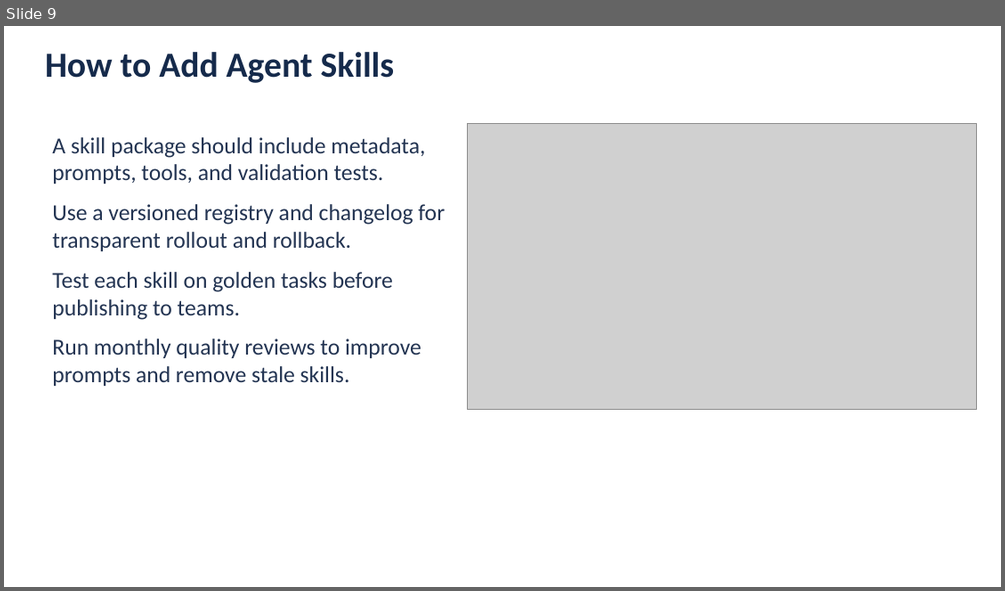
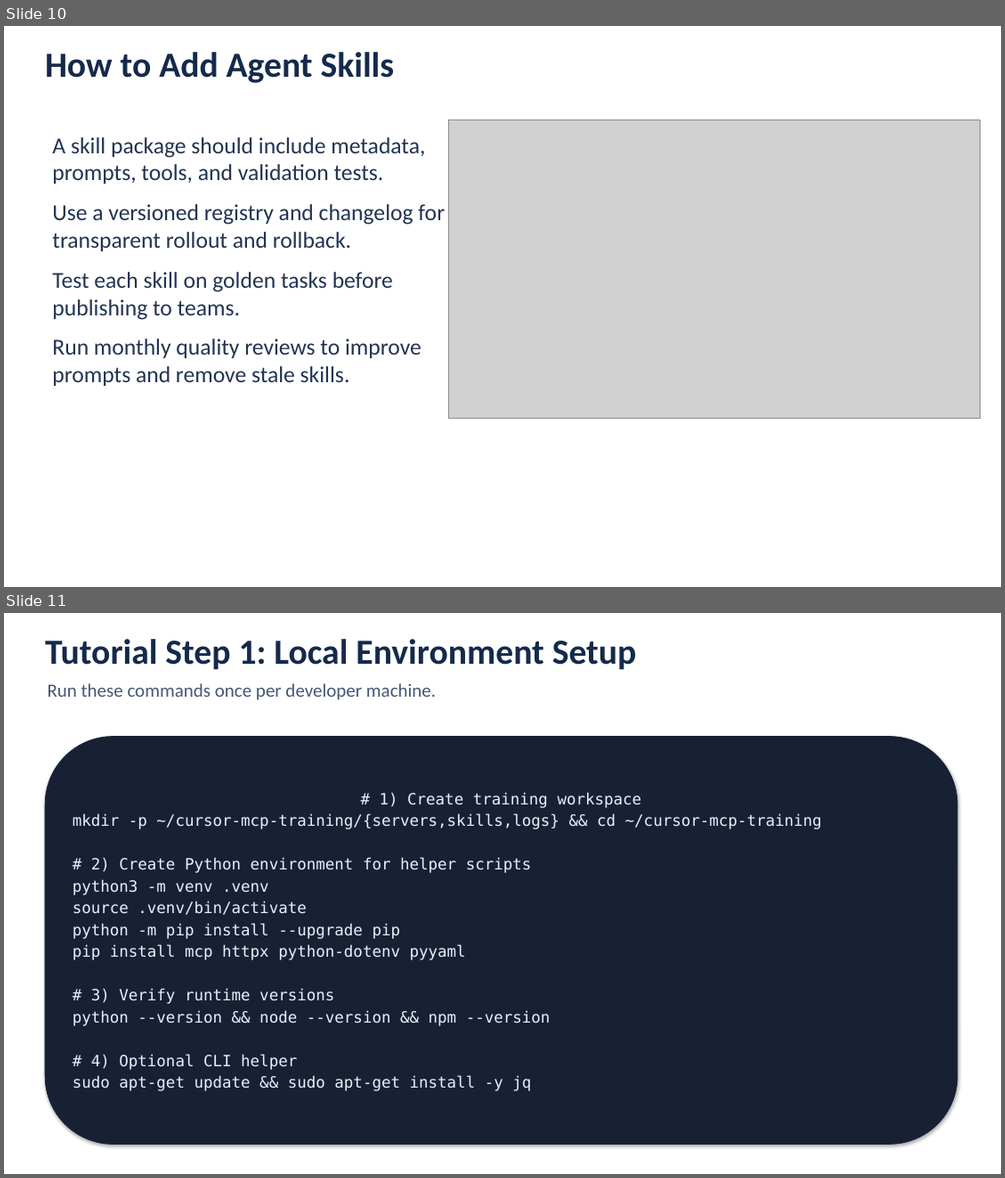
Before and after one commit to hassanahmedfoodservicesdirectunilever/cursor, a slide deck: Solution_Assessment_Cursor_AI_Capabilities_Integration_Review.pptx. Shown one above the other, each under a label of ours: slide 9 before the commit, slides 10 and 11 after it. The pictures are 1005x591 and 1005x1178 pixels, drawn with LibreOffice and Linux fonts; fonts in the diff are those of the drawing; grey boxes stand for pictures. Boxes give left, top, right and bottom in pixels: in the first picture for what was removed or moved away, otherwise in the second. Text is boxed around its words. In the diff, an @@ line names an element or a change of style, - is before the commit and + after.

```diff
--- a/Solution_Assessment_Cursor_AI_Capabilities_Integration_Review.pptx
+++ b/Solution_Assessment_Cursor_AI_Capabilities_Integration_Review.pptx
@@ slide 11 added at box(4, 613, 1001, 1174), background #FFFFFF @@
@@ text added at box(45, 639, 637, 670), 34 pt, text #152A4B, bold @@
+Tutorial Step 1: Local Environment Setup
@@ text added at box(48, 683, 436, 700), 18 pt, text #465876 @@
+Run these commands once per developer machine.
@@ rounded rectangle added at box(45, 737, 957, 1144), fill #182134, outline #182134 0.75 pt, 15 pt, text #E8EEFC @@
+# 1) Create training workspace
+mkdir -p ~/cursor-mcp-training/{servers,skills,logs} && cd ~/cursor-mcp-training
+# 2) Create Python environment for helper scripts
+python3 -m venv .venv
+source .venv/bin/activate
+python -m pip install --upgrade pip
+pip install mcp httpx python-dotenv pyyaml
+# 3) Verify runtime versions
+python --version && node --version && npm --version
+# 4) Optional CLI helper
+sudo apt-get update && sudo apt-get install -y jq
@@ what was slide 9 is now slide 10 @@
@@ slide 10 changed as well @@
@@ picture: place and size @@
-picture at box(468, 123, 976, 410)
+picture at box(449, 119, 979, 418)
```
Also in this commit, not shown: 11 other slides changed, 7 other slides added, 13 other files.
